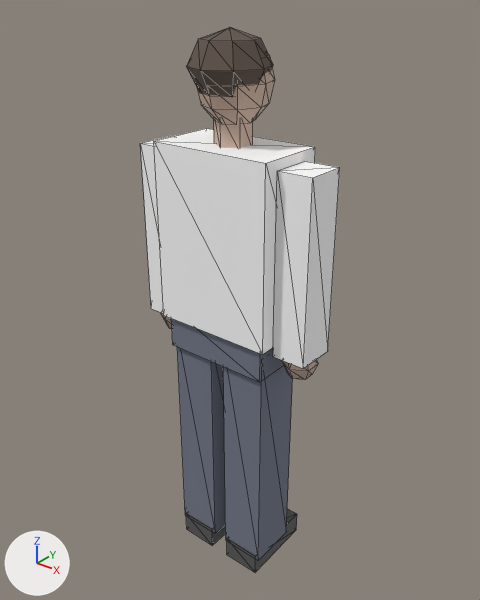
An edit to the glTF model assets/models/pedestrian.glb, drawn before and after from the same camera.
Before and after are seen from a 50 mm camera at (1.191, -1.458, 1.903) aimed at (-0.017, 0.051, 0.967). The axes (+X, +Y, +Z) are drawn at lower left. The lights are the same throughout. The picture after the commit comes second. Mesh edges are drawn as thin lines. Vertices at exactly the same position are counted once.

Objects in the first picture: 'pedestrian'.
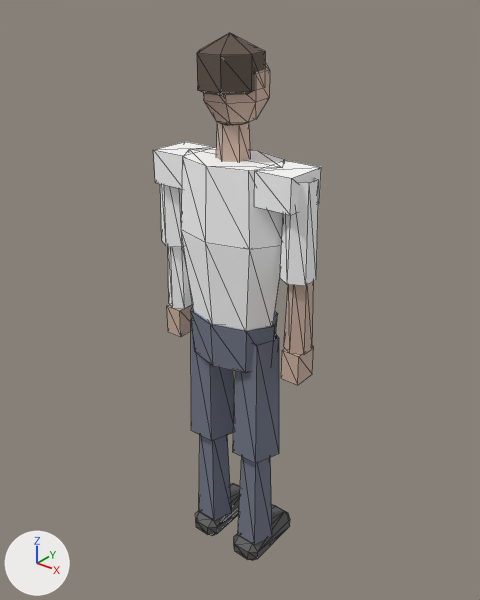
Changed parts and their boxes [x1, y1, x2, y2] in the pictures (480 x 600 px; the box of a moved part takes in the faces that stretch with it):
'pedestrian', reshaped (16% narrower): before [140, 27, 340, 572]; after [153, 33, 321, 560]
part 1 of me_pedestrian, added: after [191, 306, 278, 373]
part 2 of me_pedestrian, added: after [153, 142, 212, 189]
part 3 of me_pedestrian, added: after [254, 160, 321, 215]
part 4 of me_pedestrian, added (beige): after [167, 304, 193, 337]
part 5 of me_pedestrian, added (beige): after [281, 346, 314, 385]
part 6 of me_pedestrian, added (beige): after [204, 63, 270, 125]
part 7 of me_pedestrian, rebuilt: before [177, 347, 225, 534]; after [191, 319, 234, 441]
part 8 of me_pedestrian, rebuilt: before [227, 509, 297, 572]; after [234, 505, 290, 560]
part 9 of me_pedestrian, rebuilt: before [223, 365, 292, 561]; after [233, 333, 279, 464]
part 10 of me_pedestrian, rebuilt (36% narrower, 19% shorter): before [154, 128, 315, 355]; after [181, 147, 284, 330]
part 11 of me_pedestrian, rebuilt: before [140, 136, 173, 313]; after [160, 184, 184, 247]
part 12 of me_pedestrian, rebuilt: before [186, 513, 225, 545]; after [195, 483, 240, 536]
part 13 of me_pedestrian, rebuilt (41% narrower, 47% shorter): before [273, 161, 340, 369]; after [280, 177, 319, 286]
part 14 of me_pedestrian, deleted: before [171, 318, 283, 382]
part 15 of me_pedestrian, cut back: before [186, 27, 275, 148]; after [197, 33, 265, 162]
part 16 of me_pedestrian, moved or reshaped (mostly hidden before): before [161, 313, 172, 329]; after [168, 247, 193, 309]
part 17 of me_pedestrian, moved or reshaped: before [282, 360, 318, 380]; after [284, 281, 314, 355]
part 18 of me_pedestrian, added: after [199, 435, 272, 545]

The edits, one by one:
me_pedestrian is used by ob_pedestrian; location (0.0, 0.0, 0.0).
me_pedestrian had 184 vertices, 316 faces and spanned x -0.31..0.31, y -0.13..0.17, z 0.0..1.79.
me_pedestrian now has 266 vertices, 392 faces and spans x -0.28..0.28, y -0.13..0.17, z 0.0..1.77.
me_pedestrian part 1: a new loose piece, an 8-sided cylinder along z spanning x -0.16..0.16, y -0.11..0.11, z 0.8..0.95, in mat_pants (greyish blue #737989).
me_pedestrian part 2: a new loose piece, a box spanning x -0.25..-0.13, y -0.07..0.07, z 1.34..1.44, in mat_shirt (white #ffffff).
me_pedestrian part 3: a new loose piece, a box spanning x 0.13..0.25, y -0.07..0.07, z 1.34..1.44, in mat_shirt (white #ffffff).
me_pedestrian part 4: a new loose piece, a box spanning x -0.27..-0.21, y -0.03..0.05, z 0.8..0.9, in mat_skin (beige #ceb3a2).
me_pedestrian part 5: a new loose piece, a box spanning x 0.21..0.27, y -0.03..0.05, z 0.8..0.9, in mat_skin (beige #ceb3a2).
me_pedestrian part 6: a new loose piece, a UV sphere (7 segments, 5 rings, poles along z) spanning x -0.09..0.09, y -0.08..0.11, z 1.52..1.76, in mat_skin (beige #ceb3a2).
me_pedestrian part 7: the loose piece of 8 vertices spanning x -0.18..-0.02, y -0.09..0.09, z 0.06..0.88 is rebuilt with 10 vertices and now spans x -0.17..-0.02, y -0.07..0.08, z 0.46..0.9.
me_pedestrian part 8: the loose piece of 8 vertices spanning x 0.04..0.16, y -0.09..0.17, z 0.0..0.08 is rebuilt with 24 vertices and now spans x 0.04..0.15, y -0.08..0.17, z 0.0..0.09.
me_pedestrian part 9: the loose piece of 8 vertices spanning x 0.02..0.18, y -0.09..0.09, z 0.06..0.88 is rebuilt with 10 vertices and now spans x 0.02..0.17, y -0.07..0.08, z 0.46..0.9.
me_pedestrian part 10: the loose piece of 8 vertices spanning x -0.2..0.2, y -0.12..0.12, z 0.92..1.48 is rebuilt with 24 vertices and now spans x -0.19..0.19, y -0.13..0.13, z 0.94..1.44.
me_pedestrian part 11: the loose piece of 8 vertices spanning x -0.31..-0.2, y -0.06..0.06, z 0.89..1.45 is rebuilt with 12 vertices and now spans x -0.28..-0.19, y -0.05..0.05, z 1.13..1.42.
me_pedestrian part 12: the loose piece of 8 vertices spanning x -0.16..-0.04, y -0.09..0.17, z 0.0..0.08 is rebuilt with 24 vertices and now spans x -0.15..-0.04, y -0.08..0.17, z 0.0..0.09.
me_pedestrian part 13: the loose piece of 8 vertices spanning x 0.2..0.31, y -0.06..0.06, z 0.89..1.45 is rebuilt with 12 vertices and now spans x 0.19..0.28, y -0.05..0.05, z 1.13..1.42.
me_pedestrian part 14: the loose piece of 8 vertices spanning x -0.18..0.18, y -0.1..0.1, z 0.81..0.95 is deleted.
me_pedestrian part 15: 78 vertices removed from x -0.11..0.11, y -0.13..0.12, z 1.47..1.79; 26 vertices added at x -0.09..0.09, y -0.1..0.08, z 1.43..1.77.
me_pedestrian part 16: 20 vertices removed from x -0.3..-0.21, y -0.06..0.05, z 0.81..0.92; 12 vertices added at x -0.28..-0.2, y -0.03..0.05, z 0.9..1.14.
me_pedestrian part 17: 20 vertices removed from x 0.21..0.3, y -0.06..0.05, z 0.81..0.92; 12 vertices added at x 0.2..0.28, y -0.03..0.05, z 0.9..1.14.
me_pedestrian part 18: 20 vertices added at x -0.16..0.16, y -0.05..0.07, z 0.08..0.47.
